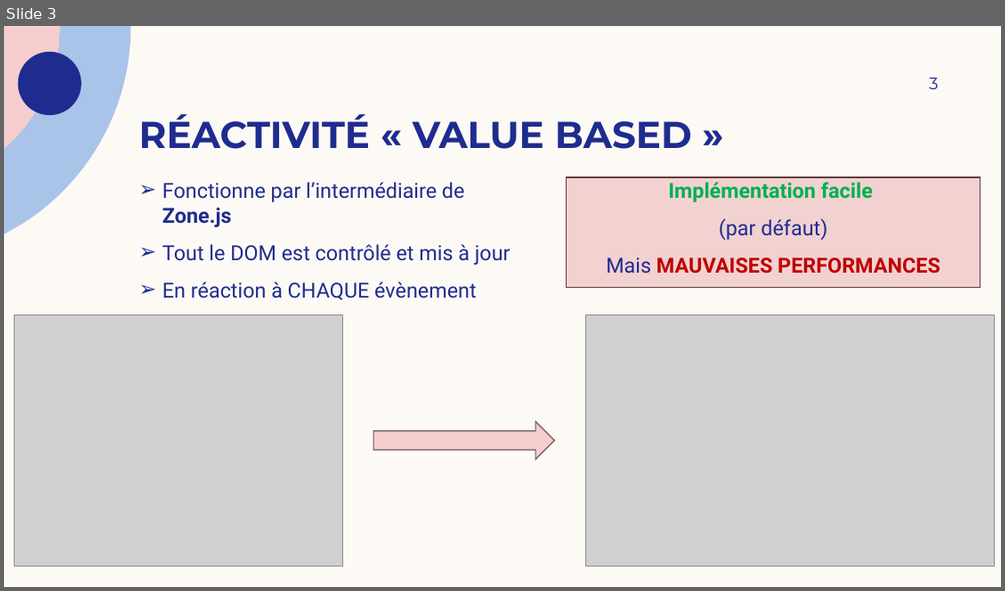
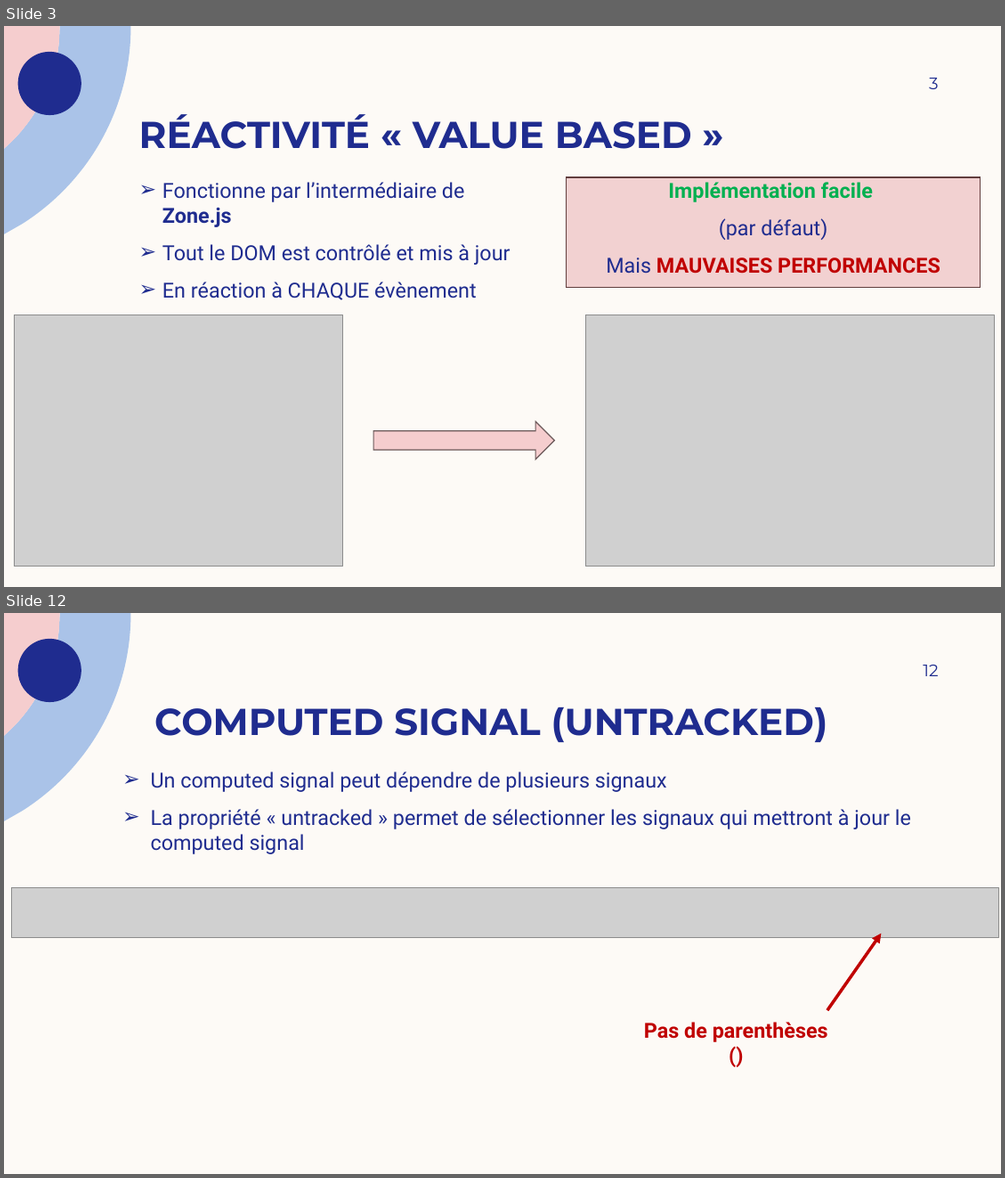
Before and after one commit to JeromeD1/angular-signaux, a slide deck: Angular signals - présentation.pptx. Shown one above the other, each under a label of ours: slide 3 before the commit, slides 3 and 12 after it; the slides between them are not shown. The pictures are 1005x591 and 1005x1178 pixels, drawn with LibreOffice and Linux fonts; fonts in the diff are those of the drawing; grey boxes stand for pictures. Boxes give left, top, right and bottom in pixels: in the first picture for what was removed or moved away, otherwise in the second. Text is boxed around its words. In the diff, an @@ line names an element or a change of style, - is before the commit and + after.

```diff
--- a/Angular signals - présentation.pptx
+++ b/Angular signals - présentation.pptx
@@ slide 12 added at (4, 613, 1001, 1174), background #FDFAF6; not listed: 3 template elements that a slide beside it also shows @@
@@ page number added at (922, 665, 938, 676), 16 pt, text #1F2C8F @@
+12
@@ title added at (154, 707, 828, 742), 36 pt, text #1F2C8F, bold @@
+COMPUTED SIGNAL (UNTRACKED)
@@ text added at (151, 771, 911, 854), 20 pt, text #1F2C8F @@
+➢ Un computed signal peut dépendre de plusieurs signaux
+➢ La propriété « untracked » permet de sélectionner les signaux qui mettront à jour le computed signal
@@ picture added at (12, 887, 999, 938) @@
@@ arrow added from (827, 1010) to (882, 933), #C00000 3 pt @@
@@ text added at (644, 1022, 828, 1042), 20 pt, text #C00000, bold @@
+Pas de parenthèses ()
```
Also in this commit, not shown: 1 slide changed, 11 other slides added, 1 slide removed, 2 other files.
